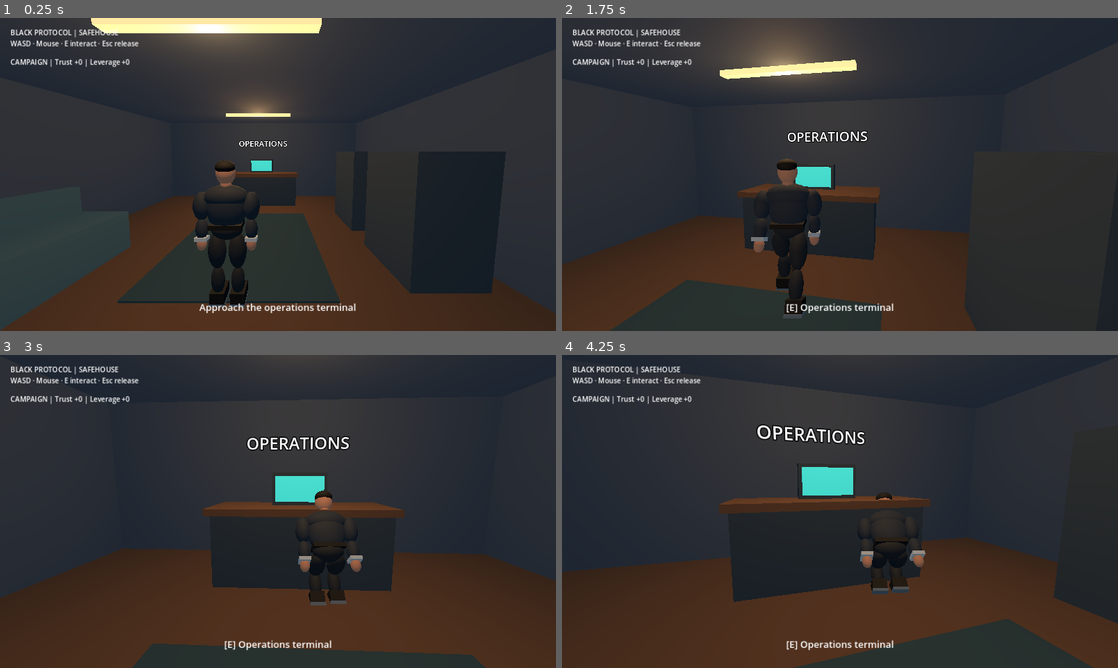
Above: before the commit, frames 1-4 (two rows, left to right).
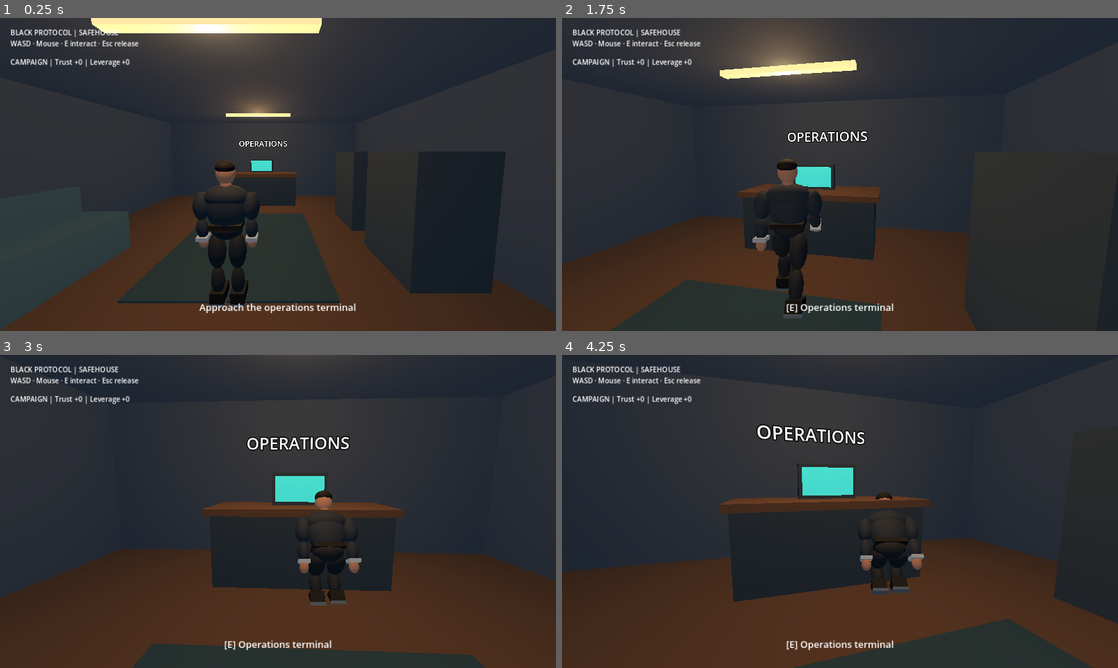
Above: after the commit, the same moments.

Repository: evilsysadmin/ShadowOps-black-protocol
Game: Godot game, scene res://scenes/safehouse.tscn
Same seed, same stepped clock (60 frames per second), same inputs: the game is played once before the commit and once after it.
Inputs (mouse positions are in pixels of both pictures, inside the frame that each line leads up to):
- Up to frame 1 (0.25 s): no input
- Up to frame 2 (1.75 s): tap Enter at 0.5 s; move the mouse to (867, 174) at 0.52 s; hold W from 0.53 s (still down); tap R at 0.6 s; click (867, 174) at 0.67 s; move the mouse to (812, 174) at 1.27 s; tap C at 1.35 s; click (812, 174) at 1.42 s
- Up to frame 3 (3 s): keep holding W; move the mouse to (289, 505) at 2.02 s; tap Q at 2.1 s; click (289, 505) at 2.17 s; move the mouse to (272, 517) at 2.77 s; tap Ctrl at 2.85 s; click (272, 517) at 2.92 s
- Up to frame 4 (4.25 s): keep holding W; move the mouse to (878, 514) at 3.52 s; hold Shift from 3.53 s (still down); click (878, 514) at 3.67 s

The runs differ from the first frame. In frame 1, 0.1% of the frame differs, in the area x 34-47%, y 64-75%; in frame 2, 0.2%; in frame 3, 0.1%; in frame 4, 0.2%, in the area x 53-66%, y 58-69%.

Commit message:
fix: aim pose direction and shoulder camera clearance

Diff:
--- a/scripts/agent.gd
+++ b/scripts/agent.gd
@@ -128,11 +128,12 @@
 	elif event is InputEventMouseButton and event.pressed and event.button_index == MOUSE_BUTTON_LEFT:
 		if Input.mouse_mode != Input.MOUSE_MODE_CAPTURED:
 			Input.mouse_mode = Input.MOUSE_MODE_CAPTURED
-		elif field_mode and aiming:
+		elif field_mode and Input.is_mouse_button_pressed(MOUSE_BUTTON_RIGHT):
 			combat.request_shot()
 	elif event is InputEventMouseMotion and Input.mouse_mode == Input.MOUSE_MODE_CAPTURED:
-		rotate_y(-event.relative.x * SENSITIVITY)
-		pivot.rotation.x = clampf(pivot.rotation.x - event.relative.y * SENSITIVITY, -0.65, 0.55)
+		var sensitivity := SENSITIVITY * (0.65 if field_mode and Input.is_mouse_button_pressed(MOUSE_BUTTON_RIGHT) else 1.0)
+		rotate_y(-event.relative.x * sensitivity)
+		pivot.rotation.x = clampf(pivot.rotation.x - event.relative.y * sensitivity, -0.65, 0.55)
 
 func _physics_process(delta: float) -> void:
 	damage_flash = move_toward(damage_flash, 0.0, delta * 1.8)
@@ -169,11 +170,25 @@
 	elif direction.length_squared() > 0.01:
 		var local_direction := transform.basis.inverse() * direction
 		model.rotation.y = lerp_angle(model.rotation.y, atan2(-local_direction.x, -local_direction.z), 1.0 - exp(-12.0 * delta))
-	pivot.position.x = lerpf(pivot.position.x, shoulder * 0.62, 1.0 - exp(-10.0 * delta))
+	update_camera_shoulder(delta)
 	boom.spring_length = lerpf(boom.spring_length, 1.9 if aiming else 2.65, 1.0 - exp(-10.0 * delta))
 	camera.fov = lerpf(camera.fov, 55.0 if aiming else 70.0, 1.0 - exp(-10.0 * delta))
 	var actual_speed := Vector2(get_real_velocity().x, get_real_velocity().z).length()
 	model.animate_pose(delta, actual_speed, crouched, aiming)
+
+func update_camera_shoulder(delta: float) -> void:
+	# The spring arm handles rear clearance; independently check the lateral pivot.
+	var desired := lerpf(pivot.position.x, shoulder * 0.62, 1.0 - exp(-10.0 * delta))
+	var origin := global_position + Vector3(0, pivot.position.y, 0)
+	var offset := global_transform.basis.x * desired
+	if offset.length_squared() > 0.0001:
+		var query := PhysicsRayQueryParameters3D.create(origin, origin + offset)
+		query.exclude = [get_rid()]
+		var hit := get_world_3d().direct_space_state.intersect_ray(query)
+		if not hit.is_empty():
+			var point: Vector3 = hit.get("position")
+			desired = signf(desired) * maxf(0.0, origin.distance_to(point) - 0.15)
+	pivot.position.x = desired
 
 func update_cover() -> void:
 	if not field_mode or not controls_enabled:
--- a/scripts/character_visual.gd
+++ b/scripts/character_visual.gd
@@ -9,6 +9,7 @@
 var phase := 0.0
 var stride := 0.0
 var stance := 0.0
+var aim_blend := 0.0
 
 func build(uniform: Color, trousers: Color, security := false) -> void:
 	var cloth := make_material(uniform)
@@ -55,6 +56,7 @@
 	var blend := 1.0 - exp(-12.0 * delta)
 	stride = lerpf(stride, clampf(speed / 3.6, 0.0, 1.25), blend)
 	stance = lerpf(stance, 1.0 if crouched else 0.0, blend)
+	aim_blend = lerpf(aim_blend, 1.0 if aiming else 0.0, blend)
 	phase = fmod(phase + delta * speed * 2.1, TAU)
 	hips.position.y = lerpf(0.89, 0.49, stance) + absf(sin(phase)) * stride * 0.02
 	torso.rotation.x = lerpf(0.0, -0.72, stance)
@@ -63,8 +65,8 @@
 		var swing := sin(cycle) * stride
 		thighs[i].rotation.x = lerpf(0.0, 1.0, stance) + swing * lerpf(0.55, 0.24, stance)
 		knees[i].rotation.x = lerpf(0.0, -1.9, stance) - maxf(0.0, sin(cycle)) * stride * 0.5
-		shoulders[i].rotation.x = lerpf(-swing * 0.32, -0.95, 1.0 if aiming else 0.0)
-		elbows[i].rotation.x = -1.15 if aiming else -0.12 - maxf(0.0, -swing) * 0.32
+		shoulders[i].rotation.x = lerpf(-swing * 0.32, 0.95, aim_blend)
+		elbows[i].rotation.x = lerpf(0.12 + maxf(0.0, -swing) * 0.32, 0.62, aim_blend)
 
 func joint(parent: Node3D, at: Vector3) -> Node3D:
 	var node := Node3D.new()
